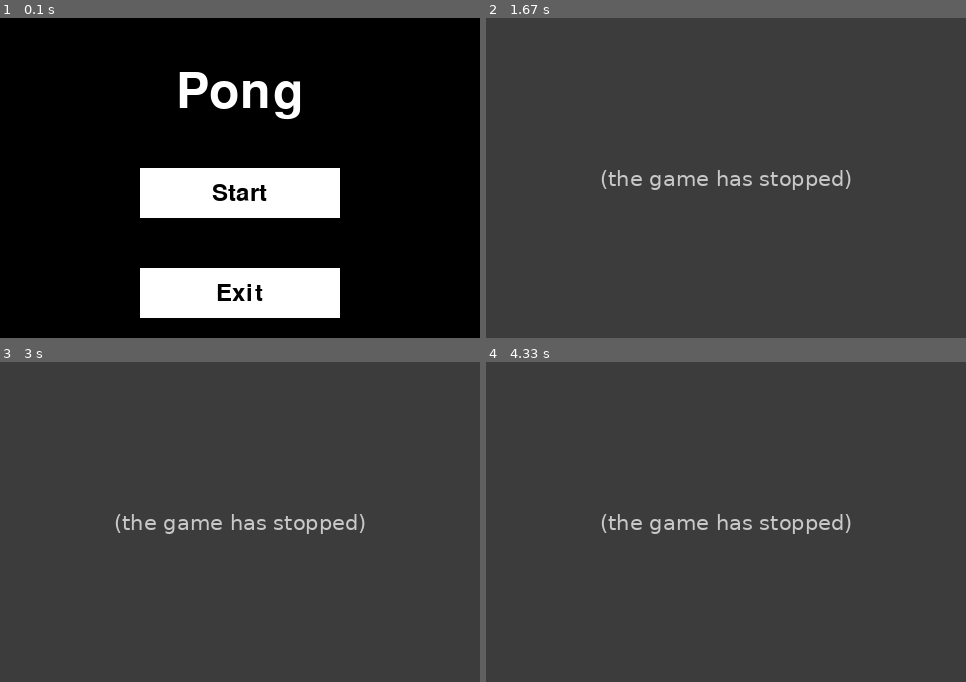
Above: before the commit, frames 1-4 (two rows, left to right).
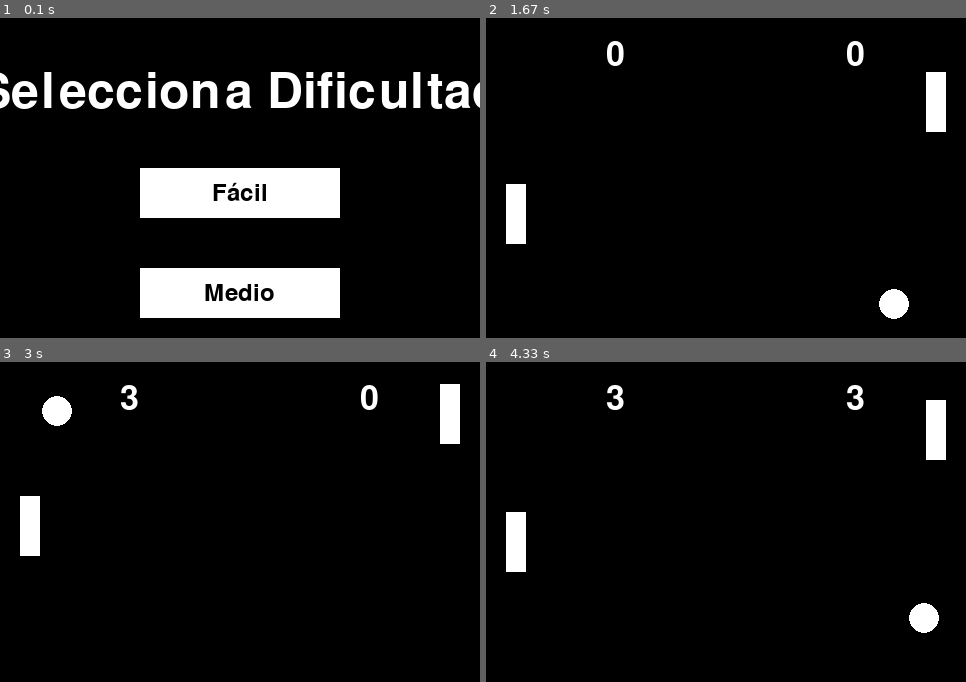
Above: after the commit, the same moments.

Repository: ReinKaos95/PyGames
Game: pygame game, started from Pong/main.py
Two runs of this game, one before a commit and one after it. Both use one fixed random seed, a clock stepped at 60 frames per second and the inputs below.
Inputs (mouse positions are in pixels of both pictures, inside the frame that each line leads up to):
- Up to frame 1 (0.1 s): no input
- Up to frame 2 (1.67 s): click (726, 293) at 0.38 s, where only the run after the commit has a clickable "Medio"; click "Start" at 0.72 s; hold Up 1-1.47 s; move the mouse to (879, 168) at 1.03 s; hold Down from 1.5 s (still down); hold S from 1.5 s (still down)
- Up to frame 3 (3 s): release Down at 1.8 s; release S at 1.8 s; hold Up 1.83-2.2 s; hold W 1.83-2.2 s; hold Down 2.23-2.6 s; hold S 2.23-2.6 s; hold Up 2.63-2.93 s; hold W 2.63-2.93 s; hold Down from 2.97 s (still down); hold S from 2.97 s (still down)
- Up to frame 4 (4.33 s): release Down at 3.27 s; release S at 3.27 s; hold Up 3.3-3.67 s; hold W 3.3-3.67 s; hold Down 3.7-4.07 s; hold S 3.7-4.07 s; hold Up from 4.1 s (still down); hold W from 4.1 s (still down)

The runs differ from the first frame. In frame 1, 6.2% of the frame differs, in the area x 0-100%, y 16-89%; in frame 2, 100%; in frame 3, 100%; in frame 4, 100%, in the area x 0-100%, y 0-100%.
Before the commit the program exited at 0.38 s; later frames show no game.

Commit message:
Fix collision and stages

Diff:
--- a/Pong/ball.py
+++ b/Pong/ball.py
@@ -21,9 +21,11 @@
             self.speed_y *= -1
 
         # Rebote en los bordes izquierdo y derecho (para reiniciar más adelante)
-        if self.rect.left <= 0 or self.rect.right >= screen_width:
-            return True # Indica que se marcó un punto
-        return False
+        if self.rect.left <= 0:
+            return "right", abs(self.speed_x)
+        elif self.rect.right >= screen_width:
+            return "left", abs(self.speed_x)
+        return None, None
 
     def bounce(self):
         """Invierte la dirección horizontal de la pelota."""
@@ -32,7 +34,7 @@
 
     def check_collision(self, player1, player2):
         if self.rect.colliderect(player1.rect):
-            self.speed_x = abs(self.speed_x) + 0.5
+            self.speed_x = abs(self.speed_x) - 0.5
             self.adjust_speed(player1)
 
         if self.rect.colliderect(player2.rect):
@@ -41,7 +43,5 @@
 
 
     def adjust_speed(self, player):
-        if self.rect.centery < player.rect.top + player.rect.height // 4:
-            self.speed_y = -abs(self.speed_y)
-        elif self.rect.centery > player.rect.bottom - player.rect.height // 4:
-            self.speed_y = abs(self.speed_y)
+        relative_intersect = (self.rect.centery - player.rect.centery) / (player.rect.height / 2)
+        self.speed_y = relative_intersect * abs(self.speed_x)  # Ajusta el ángulo según el impacto
--- /dev/null
+++ b/Pong/difficulty_menu.py
@@ -0,0 +1,59 @@
+import pygame, sys
+from config import *
+from fonts import Fonts
+from utils import draw_button
+
+class DifficultyMenu:
+    def __init__(self, screen):
+        self.screen = screen
+        self.fonts = Fonts()
+
+        if not pygame.mixer.get_init():
+            pygame.mixer.init()
+
+        self.title_font = self.fonts.get_title_font()
+        self.button_font = self.fonts.get_button_font()
+
+        # Cargar sonidos
+        self.click_sound = pygame.mixer.Sound("audio/click.wav")  # Sonido al hacer clic
+        self.hover_sound = pygame.mixer.Sound("audio/hover.wav")  # Sonido al pasar el mouse (opcional)
+        self.hover_sound_played = False  # Para evitar reproducir el sonido de hover repetidamente
+
+    def show(self):
+        running = True
+        while running:
+            self.screen.fill(BLACK)
+
+            # Título
+            title_surface = self.title_font.render("Selecciona Dificultad", True, WHITE)
+            self.screen.blit(title_surface, (Res_Width // 2 - title_surface.get_width() // 2, 50))
+
+            # Botones de dificultad
+            easy_button = pygame.Rect(Res_Width // 2 - 100, 150, 200, 50)
+            draw_button(self.screen, easy_button, "Fácil", self.button_font, BLACK, WHITE)
+
+            medium_button = pygame.Rect(Res_Width // 2 - 100, 250, 200, 50)
+            draw_button(self.screen, medium_button, "Medio", self.button_font, BLACK, WHITE)
+
+            hard_button = pygame.Rect(Res_Width // 2 - 100, 350, 200, 50)
+            draw_button(self.screen, hard_button, "Difícil", self.button_font, BLACK, WHITE)
+
+            pygame.display.flip()
+
+            # Manejo de eventos
+            for event in pygame.event.get():
+                if event.type == pygame.QUIT:
+                    pygame.quit()
+                    sys.exit()
+                if event.type == pygame.MOUSEBUTTONDOWN:
+                    if easy_button.collidepoint(event.pos):
+                        difficulty = "easy"
+                        running = False
+                    if medium_button.collidepoint(event.pos):
+                        difficulty = "medium"
+                        running = False
+                    if hard_button.collidepoint(event.pos):
+                        difficulty = "hard"
+                        running = False
+
+        return difficulty
--- a/Pong/main.py
+++ b/Pong/main.py
@@ -4,6 +4,7 @@
 from ball import Ball
 from menu import Menu
 from pause_menu import PauseMenu
+from difficulty_menu import DifficultyMenu
 from fonts import Fonts
 
 class Game:
@@ -34,6 +35,20 @@
         #pausa
         self.pause_menu = PauseMenu(self.screen)
 
+        # Mostrar menú de dificultad
+        difficulty_menu = DifficultyMenu(self.screen)
+        selected_difficulty = difficulty_menu.show()
+
+        # Configurar la velocidad según la dificultad
+        if selected_difficulty == "easy":
+            ball_speed_x, ball_speed_y = 3, 3
+        elif selected_difficulty == "medium":
+            ball_speed_x, ball_speed_y = 5, 5
+        elif selected_difficulty == "hard":
+            ball_speed_x, ball_speed_y = 7, 7
+        else:
+            ball_speed_x, ball_speed_y = 3, 3  # Por defecto
+
     def reset_ball(self):
         """Reinicia la pelota al centro del campo."""
         self.ball.rect.x = Res_Width // 2 - self.ball.rect.width // 2
@@ -49,15 +64,6 @@
         self.screen.blit(score1_surface, (Res_Width // 4, 20))  # Puntuación del jugador 1
         self.screen.blit(score2_surface, (3 * Res_Width // 4, 20))  # Puntuación del jugador 2
 
-    def select_difficulty(self):
-        print("selecciona una dificultad: 1. Facil 2. Medio 3. Dificil")
-        level = int(input("Elige una opción: "))
-        if level == 1:
-            self.ball.speed_x, self.ball.speed_y = 3, 3
-        elif level == 2:
-            self.ball.speed_x, self.ball.speed_y = 5, 5
-        elif level == 3:
-            self.ball.speed_x, self.ball.speed_y = 7, 7
 
 
     def update(self):
@@ -91,6 +97,7 @@
             self.player1.move(pygame.K_w, pygame.K_s, Res_Height) # Jugador 1: W/S
             self.player2.move(pygame.K_UP, pygame.K_DOWN, Res_Height) # Jugador 2: Flechas
 
+            """
             # Movimiento de la pelota y detección de puntos
             if self.ball.move(Res_Width, Res_Height):
                 if self.ball.rect.left <= 0:  # Punto para el jugador 2
@@ -99,6 +106,15 @@
                 elif self.ball.rect.right >= Res_Width:  # Punto para el jugador 1
                     self.score1 += 1
                     self.reset_ball()
+             """
+
+            point_side, multiplier = self.ball.move(Res_Width, Res_Height)
+            if point_side == "left":
+                self.score1 += 1 * multiplier
+                self.reset_ball()
+            if point_side == "right":
+                self.score2 += 1 * multiplier
+                self.reset_ball()
 
             if self.score1 == MAX_SCORE or self.score2 == MAX_SCORE:
                 print(f"Jugador {'1' if self.score1 == MAX_SCORE else '2'} gana!")
@@ -112,5 +128,4 @@
     game = Game()
     menu = Menu(game.screen)
     menu.show()
-    game.select_difficulty()
     game.run()
--- a/Pong/player.py
+++ b/Pong/player.py
@@ -17,3 +17,10 @@
             self.rect.y -= self.speed
         if keys[down_key] and self.rect.bottom < screen_height:
             self.rect.y += self.speed
+
+    def auto_move(self, ball, screen_height):
+        if ball.rect.centery > self.rect.centery and self.rect.bottom < screen_height:
+            self.rect.y += self.speed
+
+        if ball.rect.centery < self.rect.centery and self.rect.top > 0:
+            self.rect.y -= self.speed
